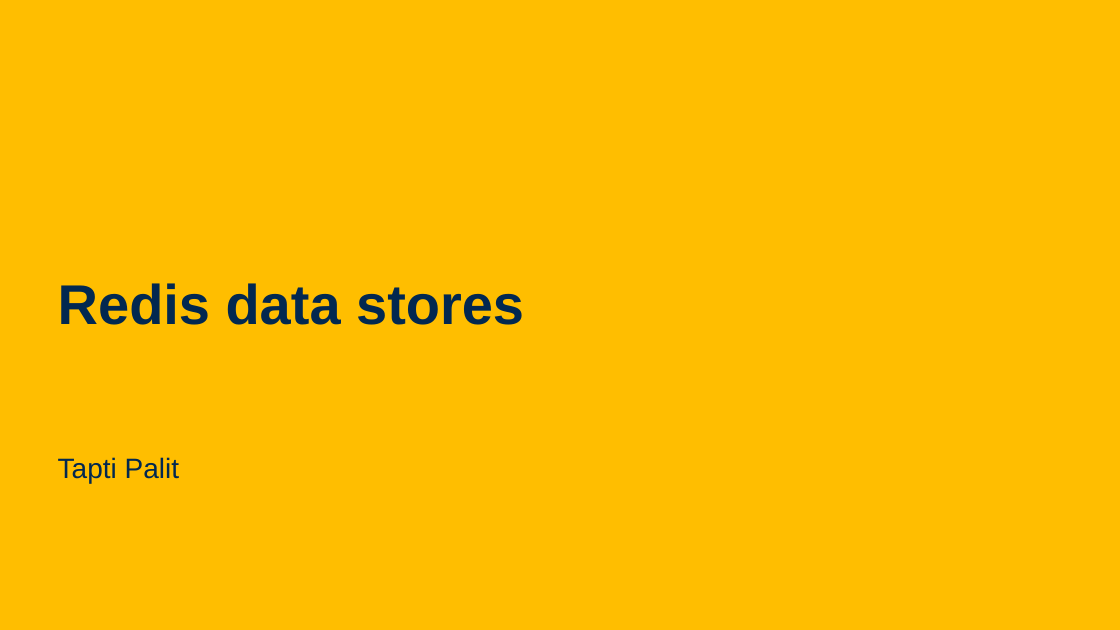
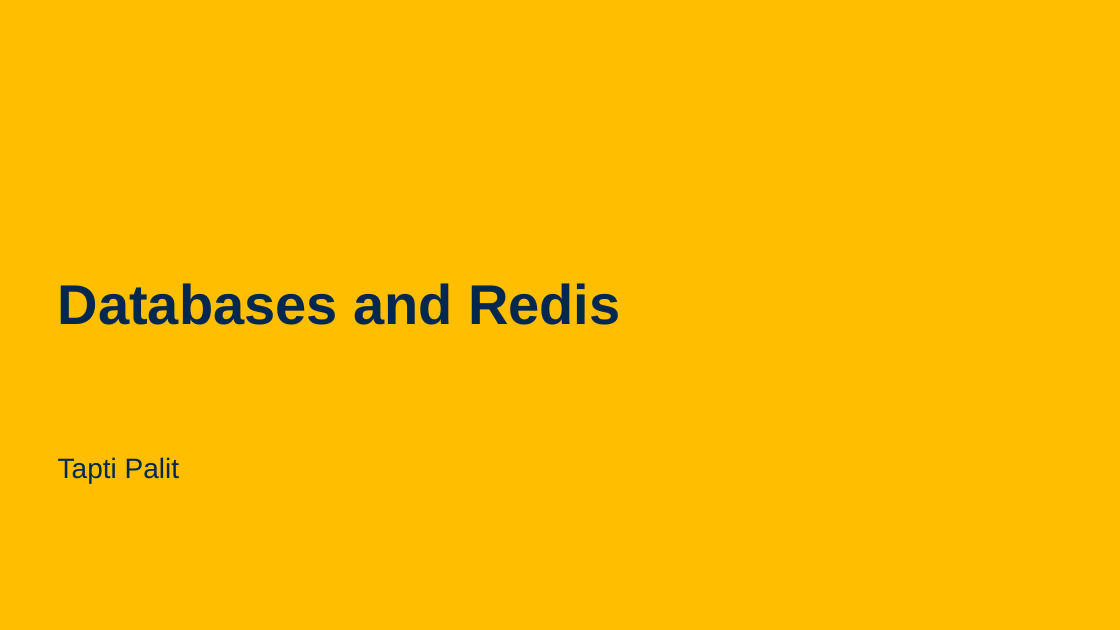
Before and after one commit to davsec-teaching/ecs160-f25, a slide deck: slide 1 of slides/Discussion1_Redis.pptx. Drawn at 1120x630 pixels with LibreOffice and Linux fonts; fonts in the diff are those of the drawing; background and template pictures are left out. Boxes give left, top, right and bottom in pixels: in the first picture for what was removed or moved away, otherwise in the second. Text is boxed around its words. In the diff, an @@ line names an element or a change of style, - is before the commit and + after.

```diff
--- a/slides/Discussion1_Redis.pptx
+++ b/slides/Discussion1_Redis.pptx
@@ text at <box>58,283,620,325</box>: text changed @@
-Redis data stores
+Databases and Redis
```
Also in this commit, not shown: 3 slides added, 3 other files.
